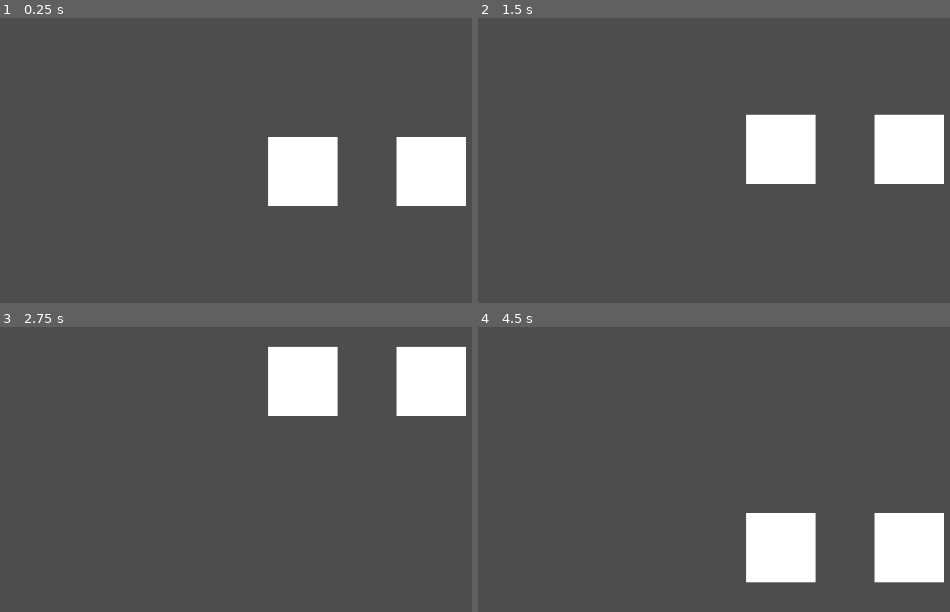
Above: before the commit, frames 1-4 (two rows, left to right).
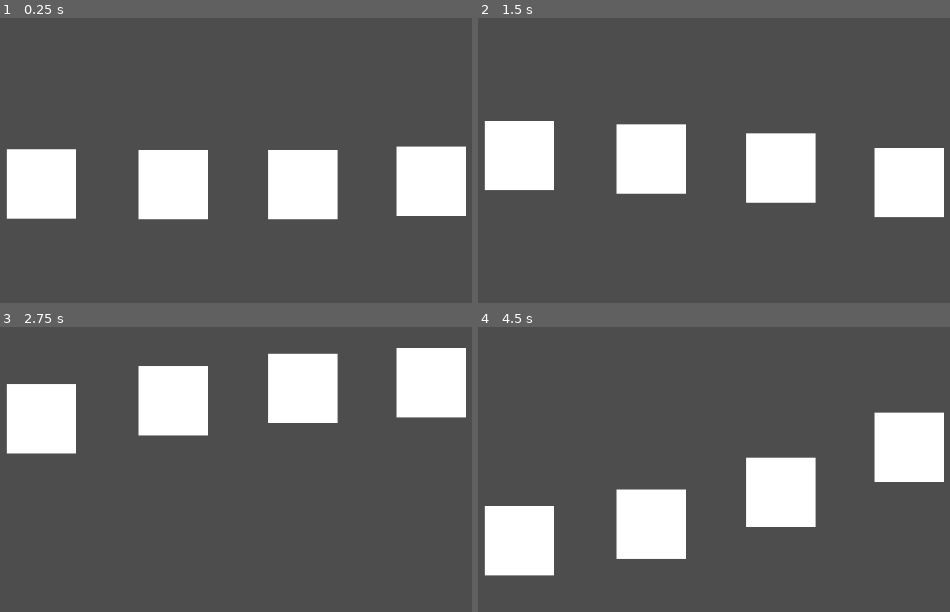
Above: after the commit, the same moments.

Repository: lohchness/santa-claus
Game: Godot game, scene res://characters/santa.tscn
Same seed, same stepped clock (60 frames per second), same inputs: the game is played once before the commit and once after it. The project has no main scene, so this scene is started directly.
Inputs (mouse positions are in pixels of both pictures, inside the frame that each line leads up to):
- Up to frame 1 (0.25 s): no input
- Up to frame 2 (1.5 s): tap Enter at 0.5 s; move the mouse to (outside the picture) at 0.52 s; move the mouse to (619, 194) at 1.27 s
- Up to frame 3 (2.75 s): move the mouse to (382, 381) at 2.02 s
- Up to frame 4 (4.5 s): move the mouse to (737, 569) at 2.77 s; move the mouse to (outside the picture) at 3.52 s; move the mouse to (539, 412) at 4.27 s

The runs differ from the first frame. In frame 1, 9.7% of the frame differs, in the area x 1-99%, y 41-71%; in frame 2, 13%; in frame 3, 8.2%; in frame 4, 20%, in the area x 1-99%, y 29-90%.

Commit message:
test: testing lerp. tail reindeer do not move as much as head

Diff:
--- a/characters/santa.gd
+++ b/characters/santa.gd
@@ -19,8 +19,11 @@
 
 	var delayed_position = pop_mouse_y()
 
-	for i in reindeer_array:
-		i.position.y = delayed_position
+	#for i in reindeer_array:
+		#i.position.y = delayed_position
+	reindeer_array[0].position.y = lerp(reindeer_array[0].position.y, mouseY, .1)
+	for i in range(1, len(reindeer_array)):
+		reindeer_array[i].position.y = lerp(reindeer_array[i].position.y, reindeer_array[i-1].position.y, .1)
 
 func add_mouse_y(p: float):
 	mouse_points.append(p)
--- a/characters/santa.tscn
+++ b/characters/santa.tscn
@@ -5,10 +5,16 @@
 
 [node name="Santa" type="CharacterBody2D" node_paths=PackedStringArray("reindeer_array")]
 script = ExtResource("1_3tuck")
-reindeer_array = [NodePath("Reindeer"), NodePath("Reindeer2")]
+reindeer_array = [NodePath("Reindeer"), NodePath("Reindeer2"), NodePath("Reindeer3"), NodePath("Reindeer4")]
 
 [node name="Reindeer" parent="." instance=ExtResource("2_45kio")]
 position = Vector2(763, 340)
 
 [node name="Reindeer2" parent="." instance=ExtResource("2_45kio")]
 position = Vector2(578, 343)
+
+[node name="Reindeer3" parent="." instance=ExtResource("2_45kio")]
+position = Vector2(391, 343)
+
+[node name="Reindeer4" parent="." instance=ExtResource("2_45kio")]
+position = Vector2(201, 342)
